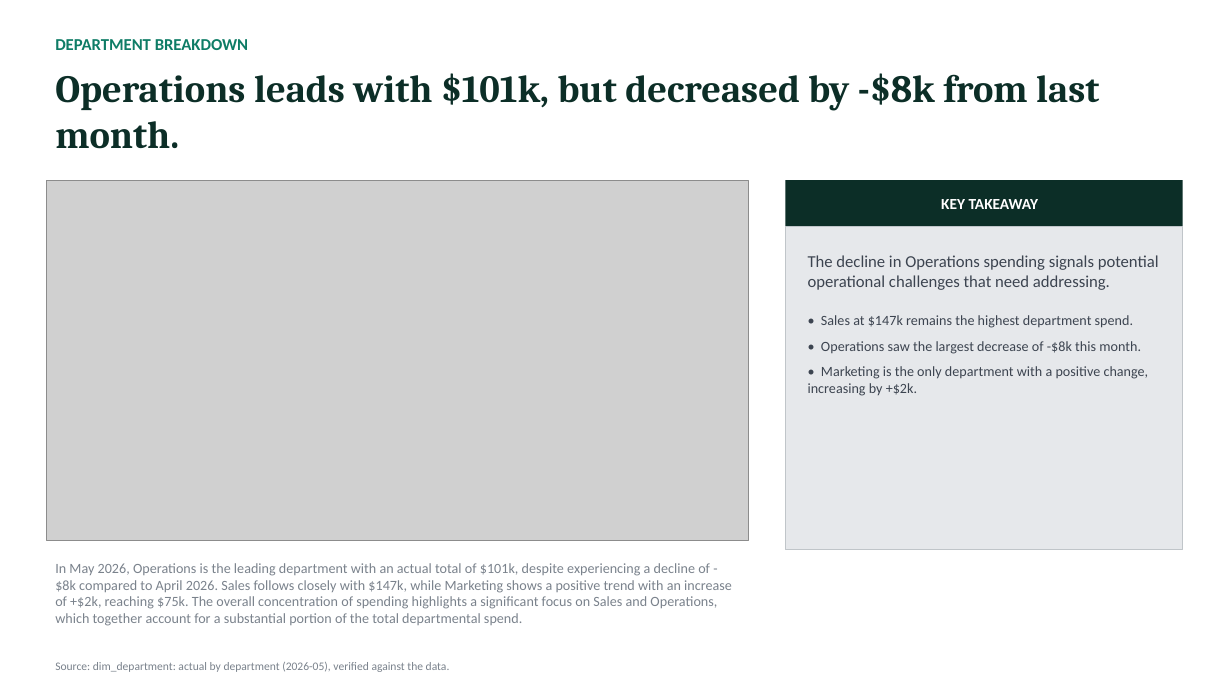
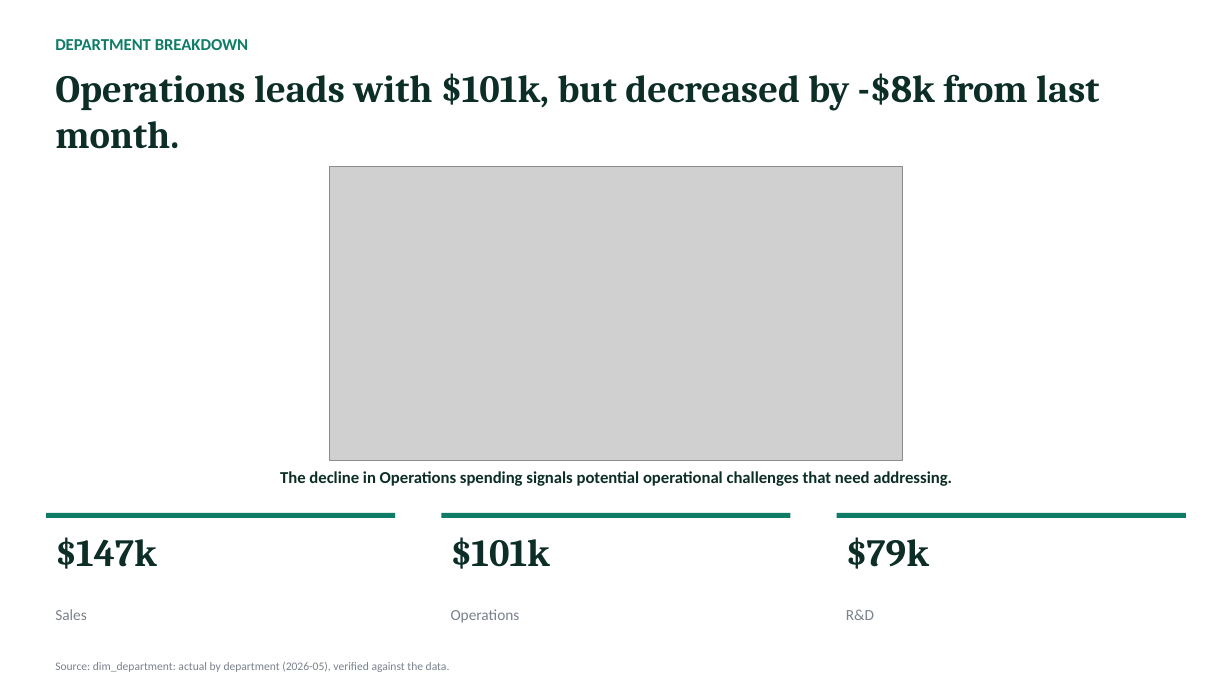
Before and after one commit to AronSarosi/ai-report-generator, a slide deck: slide 4 of app/examples/fpa_budget/report.pptx. Drawn at 1232x693 pixels with LibreOffice and Linux fonts; fonts in the diff are those of the drawing; grey boxes stand for pictures. Boxes give left, top, right and bottom in pixels: in the first picture for what was removed or moved away, otherwise in the second. Text is boxed around its words. In the diff, an @@ line names an element or a change of style, - is before the commit and + after.

```diff
--- a/app/examples/fpa_budget/report.pptx
+++ b/app/examples/fpa_budget/report.pptx
@@ picture: place and size @@
-picture at (46, 180, 749, 541)
+picture at (330, 166, 903, 460)
@@ rectangle removed at (786, 180, 1183, 226) @@
-KEY TAKEAWAY
@@ rectangle removed at (786, 226, 1183, 550) @@
-The decline in Operations spending signals potential operational challenges that need addressing.
-• Sales at $147k remains the highest department spend.
-• Operations saw the largest decrease of -$8k this month.
-• Marketing is the only department with a positive change, increasing by +$2k.
@@ text added at (280, 471, 952, 486), 13 pt, text #0C2E27, bold @@
+The decline in Operations spending signals potential operational challenges that need addressing.
@@ rectangle added at (46, 513, 396, 518), fill #0E7C66 @@
@@ text added at (55, 537, 156, 569), 30 pt, text #0C2E27, bold @@
+$147k
@@ rectangle added at (442, 513, 791, 518), fill #0E7C66 @@
@@ text added at (451, 537, 550, 569), 30 pt, text #0C2E27, bold @@
+$101k
@@ rectangle added at (837, 513, 1187, 518), fill #0E7C66 @@
@@ text added at (846, 537, 929, 569), 30 pt, text #0C2E27, bold @@
+$79k
@@ text removed at (55, 563, 732, 626) @@
-In May 2026, Operations is the leading department with an actual total of $101k, despite experiencing a decline of -$8k compared to April 2026. Sales follows closely with $147k, while Marketing shows a positive trend with an increase of +$2k, reaching $75k. The overall concentration of spending highlights a significant focus on Sales and Operations, which together account for a substantial portion of the total departmental spend.
@@ text added at (55, 609, 87, 620), 12 pt, text #7A828C @@
+Sales
@@ text added at (451, 609, 520, 623), 12 pt, text #7A828C @@
+Operations
@@ text added at (846, 609, 874, 620), 12 pt, text #7A828C @@
+R&D
```
Also in this commit, not shown: 1 slide added, 1 slide removed, 22 other files.
